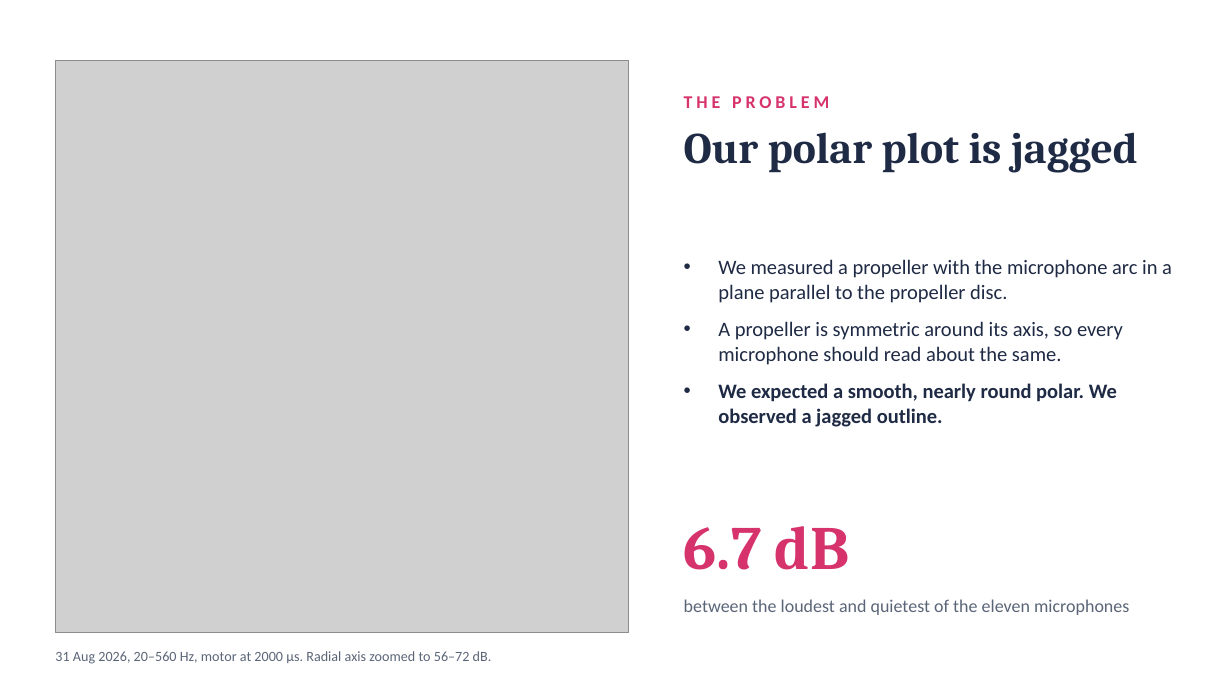
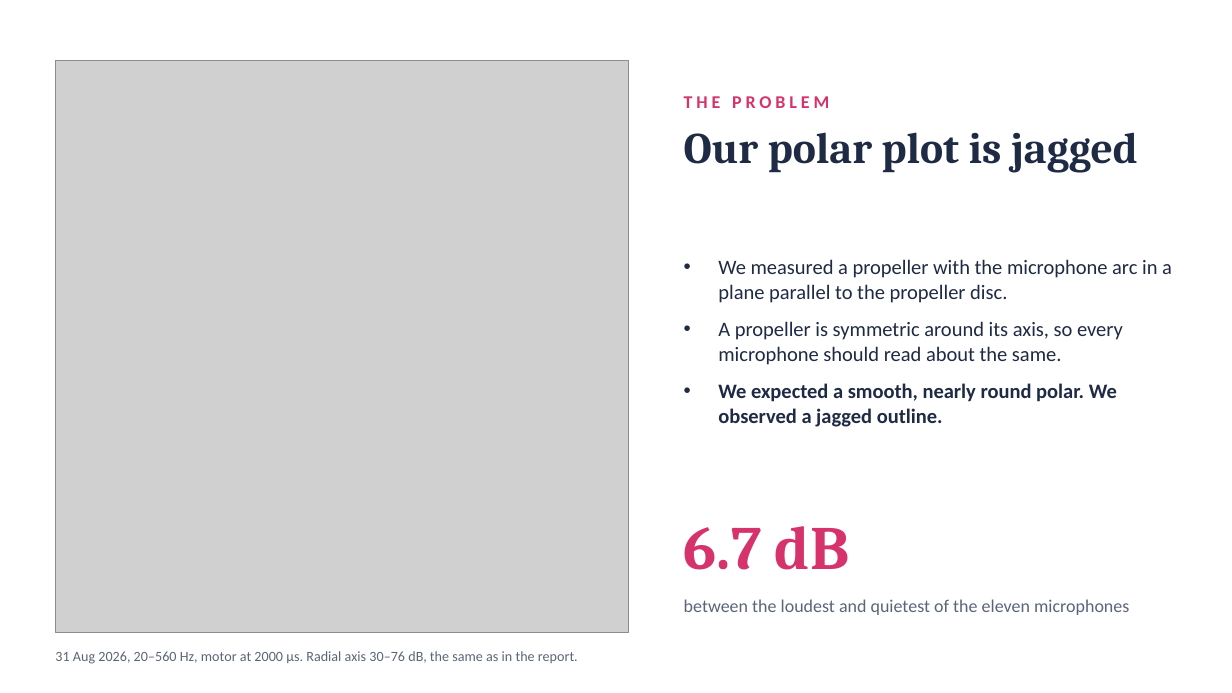
Before and after one commit to asdfgh0318/SoundVisualizer, a slide deck: slide 1 of docs/analysis/chamber-final-2026-10-01/slides/chamber-slides.pptx. Drawn at 1232x693 pixels with LibreOffice and Linux fonts; fonts in the diff are those of the drawing; grey boxes stand for pictures. Boxes give left, top, right and bottom in pixels: in the first picture for what was removed or moved away, otherwise in the second. Text is boxed around its words. In the diff, an @@ line names an element or a change of style, - is before the commit and + after.

```diff
--- a/docs/analysis/chamber-final-2026-10-01/slides/chamber-slides.pptx
+++ b/docs/analysis/chamber-final-2026-10-01/slides/chamber-slides.pptx
@@ text at [55,651,578,664]: text changed @@
-31 Aug 2026, 20–560 Hz, motor at 2000 µs. Radial axis zoomed to 56–72 dB.
+31 Aug 2026, 20–560 Hz, motor at 2000 µs. Radial axis 30–76 dB, the same as in the report.
```
Also in this commit, not shown: 2 other files.
